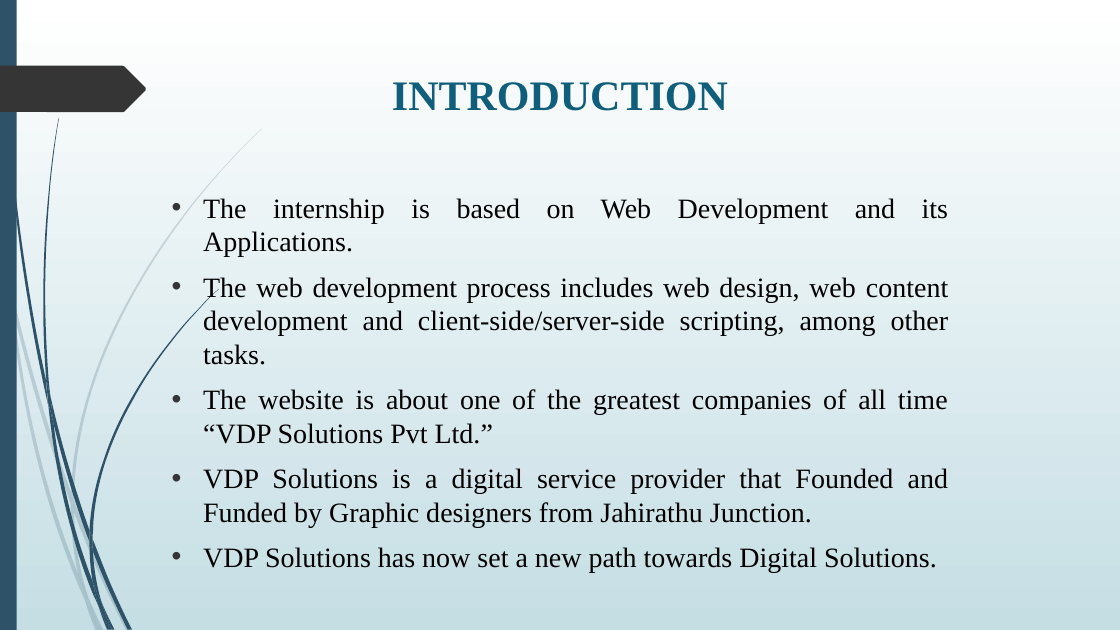
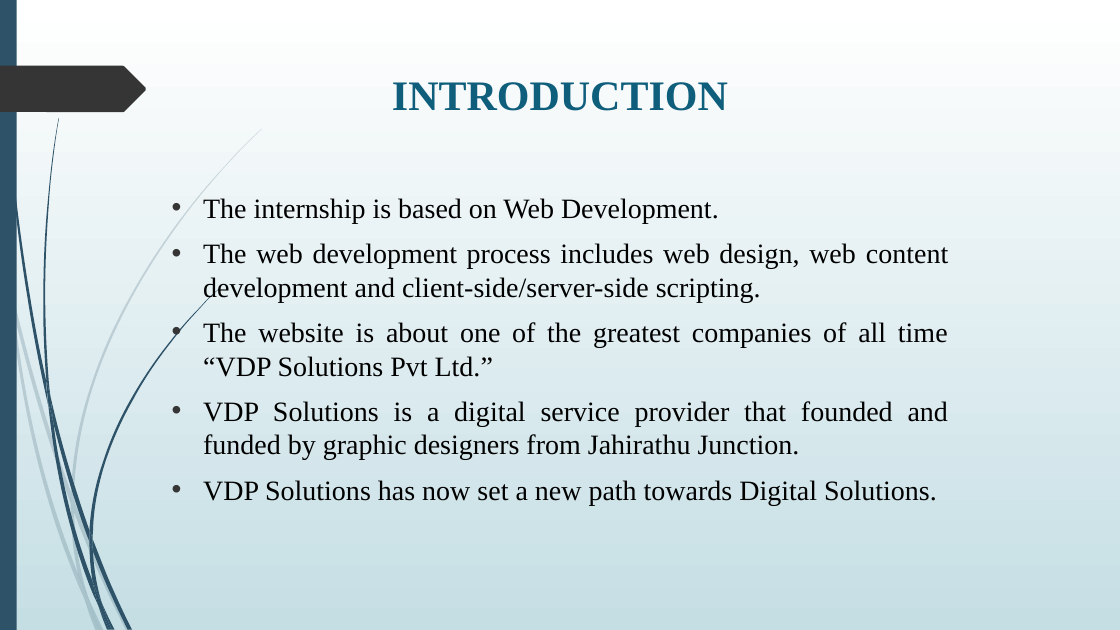
Before and after one commit to Harshith5S/VDP_Solutions, a slide deck: slide 5 of presentation.pptx. Drawn at 1120x630 pixels with LibreOffice and Linux fonts; fonts in the diff are those of the drawing. Boxes give left, top, right and bottom in pixels: in the first picture for what was removed or moved away, otherwise in the second. Text is boxed around its words. In the diff, an @@ line names an element or a change of style, - is before the commit and + after.

```diff
--- a/presentation.pptx
+++ b/presentation.pptx
@@ text at [203, 198, 948, 302]: text changed @@
-• The internship is based on Web Development and its Applications.
-• The web development process includes web design, web content development and client-side/server-side scripting, among other tasks.
+• The internship is based on Web Development.
+• The web development process includes web design, web content development and client-side/server-side scripting.
@@ text at [203, 401, 948, 460]: text changed @@
-• VDP Solutions is a digital service provider that Founded and Funded by Graphic designers from Jahirathu Junction.
+• VDP Solutions is a digital service provider that founded and funded by graphic designers from Jahirathu Junction.
```
Also in this commit, not shown: 8 other slides changed, 2 slides added, 1 slide removed, 1 other file.
